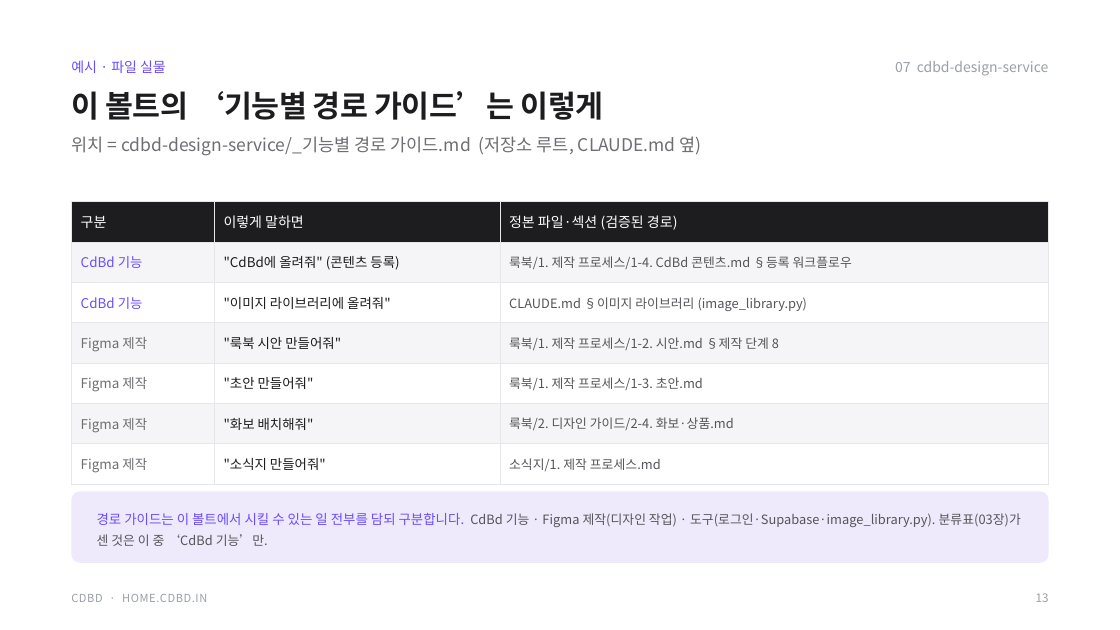
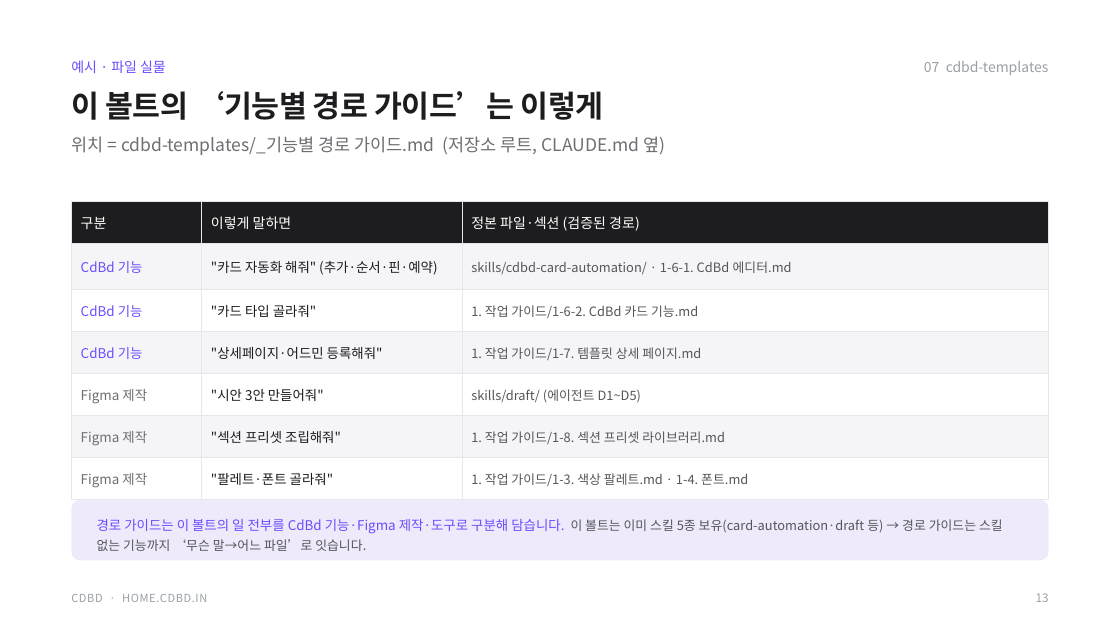
Before and after one commit to CdBd-in/design, a slide deck: slide 13 of _기능별 경로 가이드 — 실행 계획.pptx. Drawn at 1120x630 pixels with LibreOffice and Linux fonts; fonts in the diff are those of the drawing. Boxes give left, top, right and bottom in pixels: in the first picture for what was removed or moved away, otherwise in the second. Text is boxed around its words. In the diff, an @@ line names an element or a change of style, - is before the commit and + after.

```diff
--- a/_기능별 경로 가이드 — 실행 계획.pptx
+++ b/_기능별 경로 가이드 — 실행 계획.pptx
@@ text at box(924, 61, 1049, 75): text changed @@
-07 cdbd-design-service
+07 cdbd-templates
@@ text at box(71, 136, 666, 155): text changed @@
-위치 = cdbd-design-service/_기능별 경로 가이드.md (저장소 루트, CLAUDE.md 옆)
+위치 = cdbd-templates/_기능별 경로 가이드.md (저장소 루트, CLAUDE.md 옆)
@@ table at box(71, 202, 1049, 492) @@
@@ row 2, column 2: ""CdBd에 올려줘" (콘텐츠 등록)" to ""카드 자동화 해줘" (추가·순서·핀·예약)" @@
-row 2, column 3: 룩북/1. 제작 프로세스/1-4. CdBd 콘텐츠.md §등록 워크플로우
+row 2, column 3: skills/cdbd-card-automation/ · 1-6-1. CdBd 에디터.md
@@ row 3, column 2: ""이미지 라이브러리에 올려줘"" to ""카드 타입 골라줘"" @@
-row 3, column 3: CLAUDE.md §이미지 라이브러리 (image_library.py)
+row 3, column 3: 1. 작업 가이드/1-6-2. CdBd 카드 기능.md
-row 4: Figma 제작 | "룩북 시안 만들어줘" | 룩북/1. 제작 프로세스/1-2. 시안.md §제작 단계 8
+row 4: CdBd 기능 | "상세페이지·어드민 등록해줘" | 1. 작업 가이드/1-7. 템플릿 상세 페이지.md
@@ row 5, column 2: ""초안 만들어줘"" to ""시안 3안 만들어줘"" @@
-row 5, column 3: 룩북/1. 제작 프로세스/1-3. 초안.md
+row 5, column 3: skills/draft/ (에이전트 D1~D5)
@@ row 6, column 2: ""화보 배치해줘"" to ""섹션 프리셋 조립해줘"" @@
-row 6, column 3: 룩북/2. 디자인 가이드/2-4. 화보·상품.md
+row 6, column 3: 1. 작업 가이드/1-8. 섹션 프리셋 라이브러리.md
@@ row 7, column 2: ""소식지 만들어줘"" to ""팔레트·폰트 골라줘"" @@
-row 7, column 3: 소식지/1. 제작 프로세스.md
+row 7, column 3: 1. 작업 가이드/1-3. 색상 팔레트.md · 1-4. 폰트.md
@@ rounded rectangle: place and size @@
-rounded rectangle at box(71, 492, 1049, 563)
+rounded rectangle at box(71, 500, 1049, 560)
@@ rounded rectangle at box(71, 500, 1049, 560): proportions changed @@
@@ text at box(97, 519, 1003, 551): text changed @@
-경로 가이드는 이 볼트에서 시킬 수 있는 일 전부를 담되 구분합니다. CdBd 기능 · Figma 제작(디자인 작업) · 도구(로그인·Supabase·image_library.py). 분류표(03장)가 센 것은 이 중 ‘CdBd 기능’만.
+경로 가이드는 이 볼트의 일 전부를 CdBd 기능·Figma 제작·도구로 구분해 담습니다. 이 볼트는 이미 스킬 5종 보유(card-automation·draft 등) → 경로 가이드는 스킬 없는 기능까지 ‘무슨 말→어느 파일’로 잇습니다.
```
Also in this commit, not shown: 3 other slides changed, 1 other file.
